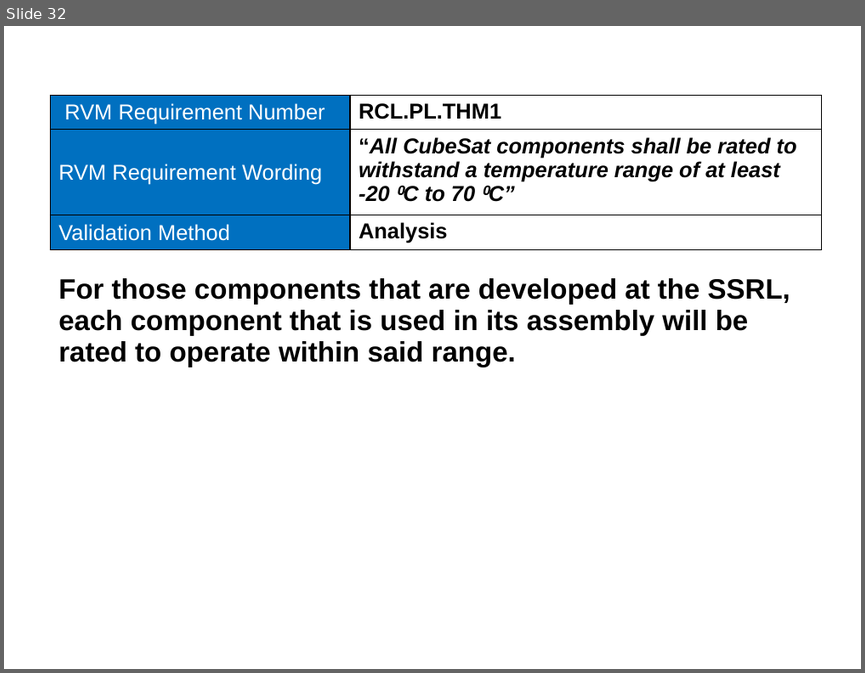
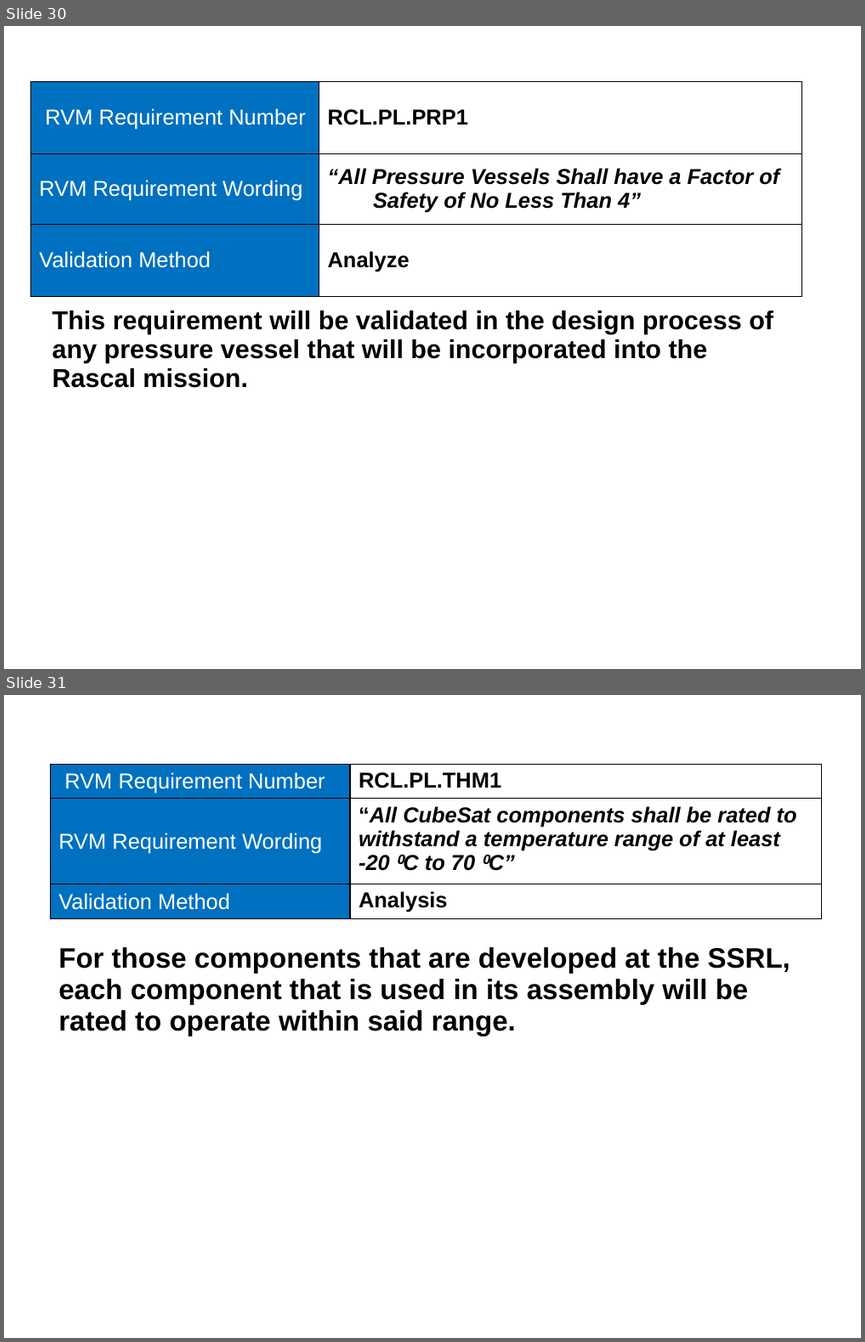
Before and after one commit to RascalSeniorDesign/Preliminary-Design, a slide deck: CMQA/Presentations/SRR Presentation.pptx. Shown one above the other, each under a label of ours: slide 32 before the commit, slides 30 and 31 after it. The pictures are 865x673 and 865x1342 pixels, drawn with LibreOffice and Linux fonts; fonts in the diff are those of the drawing; background and template pictures are left out. Boxes give left, top, right and bottom in pixels: in the first picture for what was removed or moved away, otherwise in the second. Text is boxed around its words. In the diff, an @@ line names an element or a change of style, - is before the commit and + after.

```diff
--- a/CMQA/Presentations/SRR Presentation.pptx
+++ b/CMQA/Presentations/SRR Presentation.pptx
@@ slide 30 added at [4,26,861,669], background picture (left out) @@
@@ table added at [30,82,801,296], 3 rows, 2 columns @@
+RVM Requirement Number | RCL.PL.PRP1
+RVM Requirement Wording | “All Pressure Vessels Shall have a Factor of Safety of No Less Than 4”
+Validation Method | Analyze
@@ text added at [52,311,773,388], 24 pt, text #000000, bold @@
+This requirement will be validated in the design process of any pressure vessel that will be incorporated into the Rascal mission.
@@ what was slide 32 is now slide 31 @@
```
Also in this commit, not shown: 4 slides changed, 8 other slides added, 11 slides removed.
